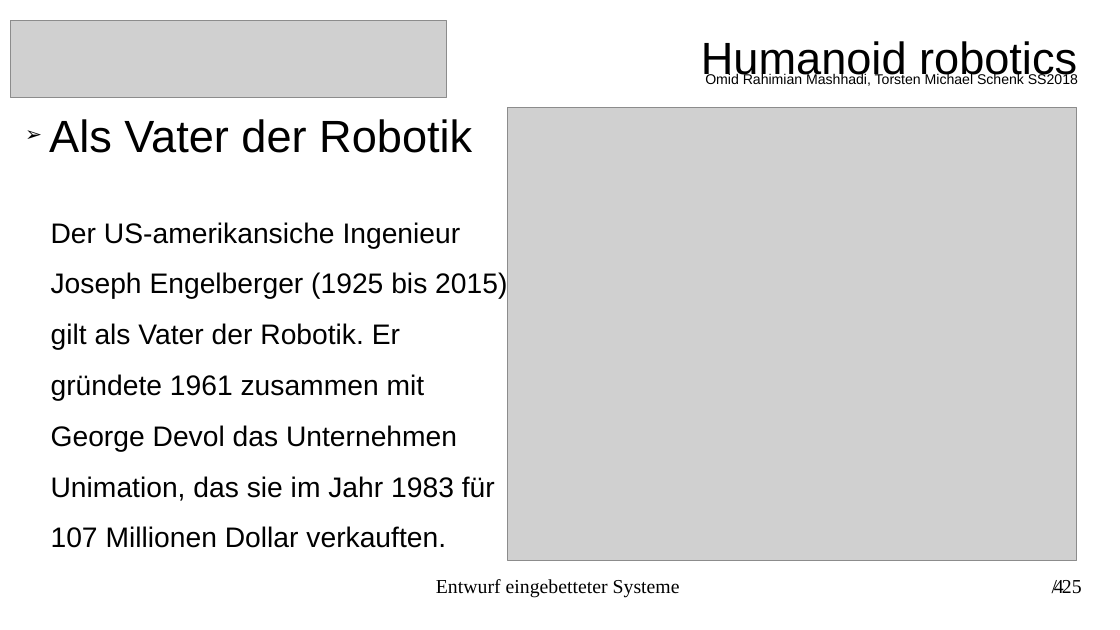
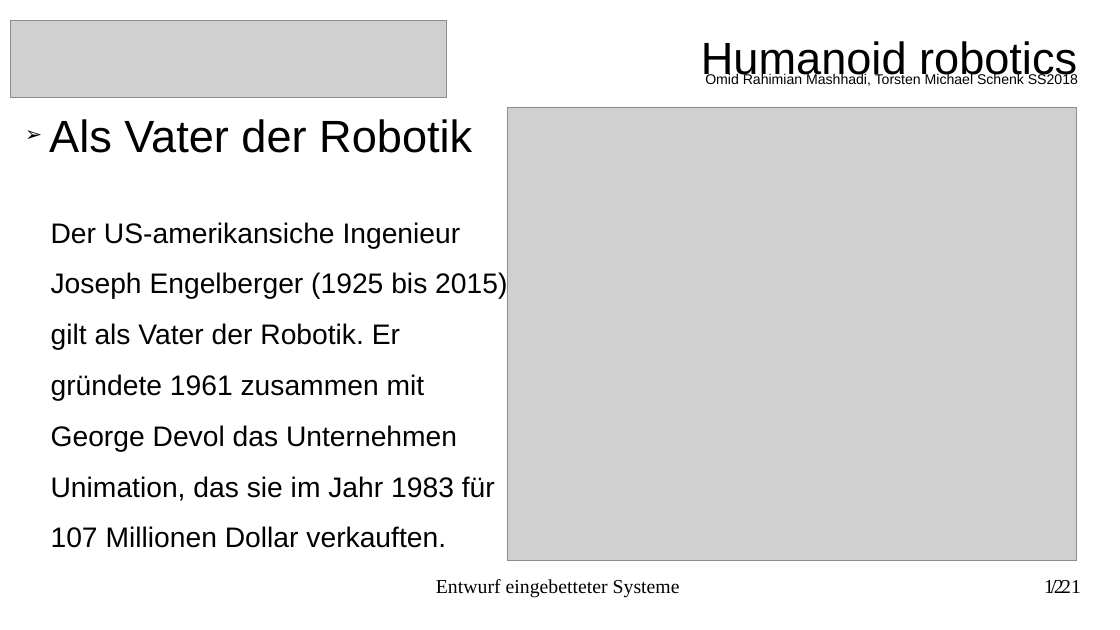
Before and after one commit to torstenschenk/beuth-avatar-ss2018, a slide deck: slide 12 of Presentation/HumanoideRobotic.odp (slide 4 before the commit). Drawn at 1120x630 pixels with LibreOffice and Linux fonts; fonts in the diff are those of the drawing; grey boxes stand for pictures. Boxes give left, top, right and bottom in pixels: in the first picture for what was removed or moved away, otherwise in the second. Text is boxed around its words. In the diff, an @@ line names an element or a change of style, - is before the commit and + after.

```diff
--- a/Presentation/HumanoideRobotic.odp
+++ b/Presentation/HumanoideRobotic.odp
@@ page number at (1044,580,1064,593): text changed @@
-4
+12
@@ text added at (1061,580,1081,593), 14 pt, text #000000 @@
+/ 21
@@ text removed at (1062,580,1082,594) @@
-/ 25
```
Also in this commit, not shown: 19 other slides changed, 4 slides removed, 8 other files.
